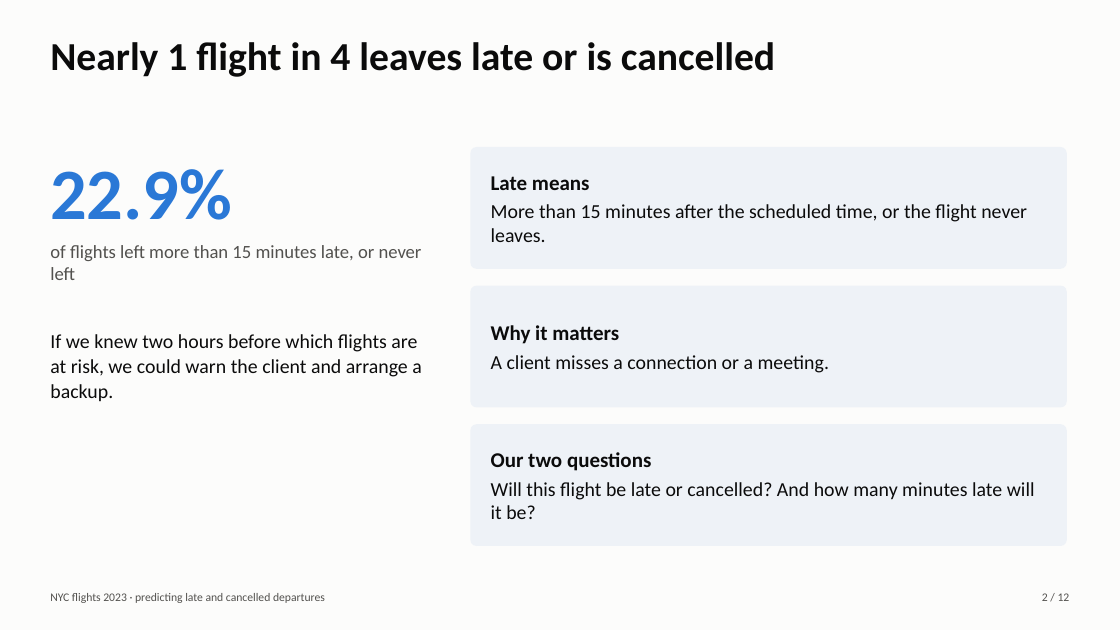
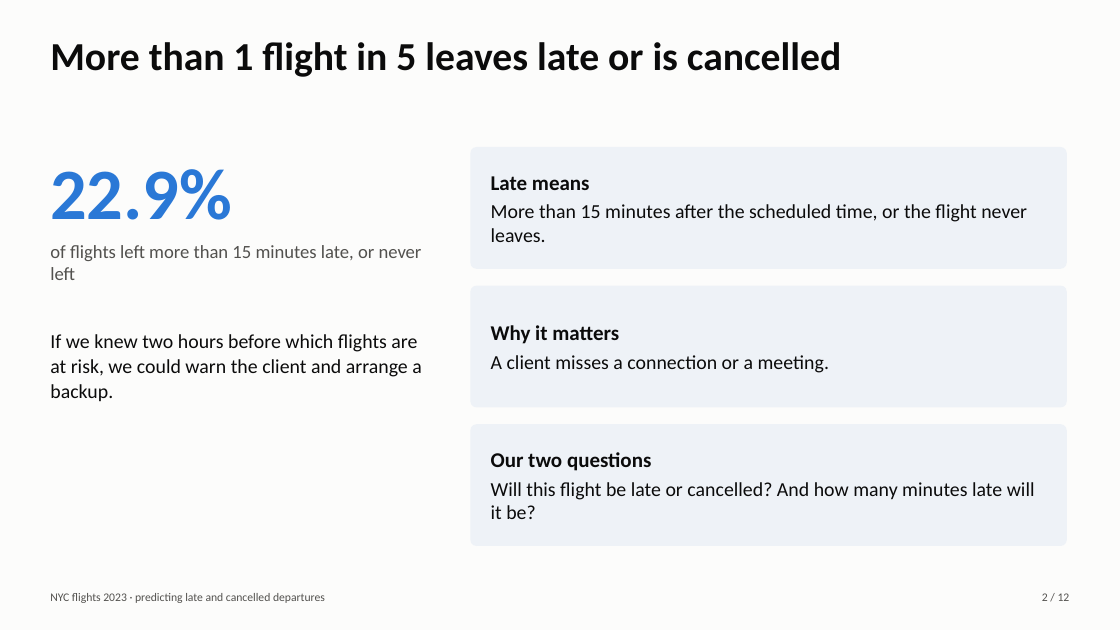
Before and after one commit to bssam99/nyc-flights-2023-delay-prediction, a slide deck: slide 2 of slides/deck.pptx. Drawn at 1120x630 pixels with LibreOffice and Linux fonts; fonts in the diff are those of the drawing. Boxes give left, top, right and bottom in pixels: in the first picture for what was removed or moved away, otherwise in the second. Text is boxed around its words. In the diff, an @@ line names an element or a change of style, - is before the commit and + after.

```diff
--- a/slides/deck.pptx
+++ b/slides/deck.pptx
@@ text at (x1=50, y1=42, x2=841, y2=77): text changed @@
-Nearly 1 flight in 4 leaves late or is cancelled
+More than 1 flight in 5 leaves late or is cancelled
```
Also in this commit, not shown: 7 other slides changed, 21 other files.
